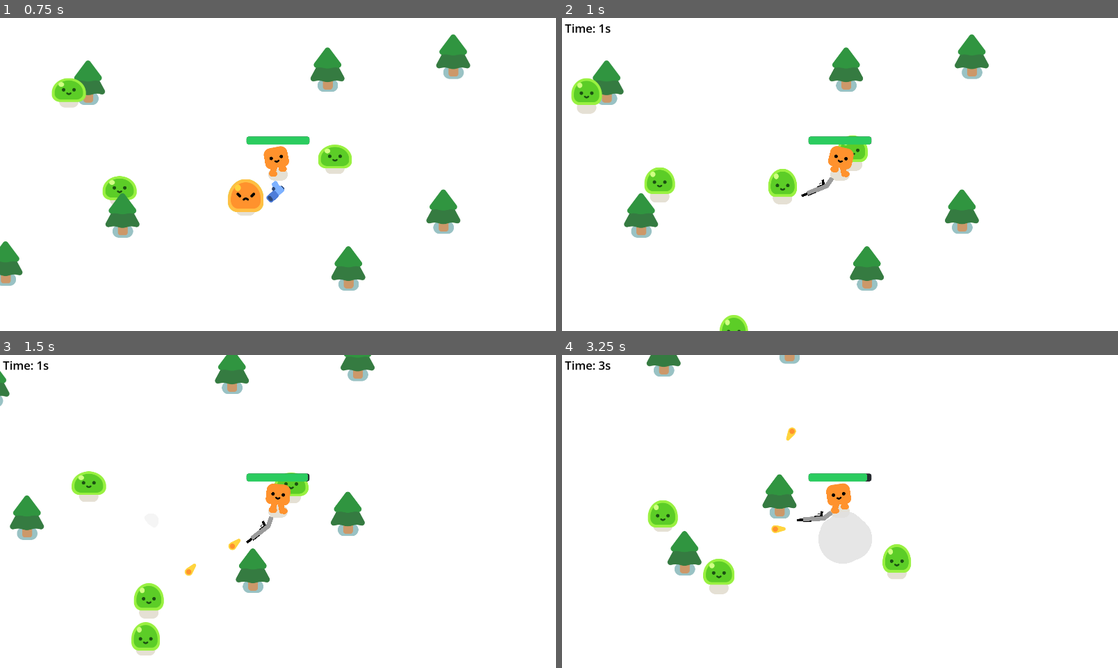
Above: before the commit, frames 1-4 (two rows, left to right).
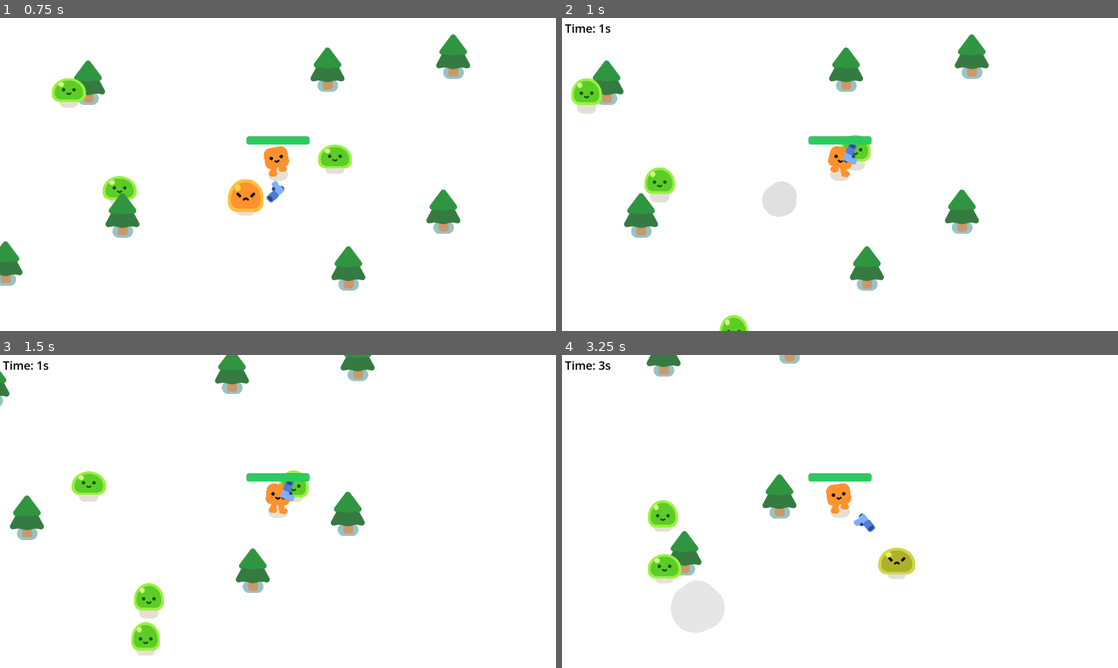
Above: after the commit, the same moments.

Repository: occult-frog/first-survivor-game
Game: Godot game, scene res://survivors_game.tscn
Same seed, same stepped clock (60 frames per second), same inputs: the game is played once before the commit and once after it.
Inputs:
- Up to frame 1 (0.75 s): tap Enter at 0.5 s; hold D (move_right) from 0.53 s (still down); tap 1 (gun1_switch) at 0.6 s
- Up to frame 2 (1 s): keep holding D (move_right); tap 2 (gun2_switch) at 0.8 s
- Up to frame 3 (1.5 s): release D (move_right) at 1.28 s; hold S (move_down) from 1.28 s (still down); tap 2 (gun2_switch) at 1.35 s
- Up to frame 4 (3.25 s): tap 3 (gun3_switch, bound only after the commit) at 1.55, 2.1 s; release S (move_down) at 2.03 s; hold D (move_right) 2.03-2.78 s; tap 1 (gun1_switch) at 2.3, 2.85 s; hold W (move_up) from 2.78 s (still down); tap 2 (gun2_switch) at 3.05 s

Frame 1 is identical in both runs. In frame 2, 1.0% of the frame differs, in the area x 36-56%, y 37-64%; in frame 3, 0.4%; in frame 4, 4.1%, in the area x 15-64%, y 23-89%.
Error after the commit: Attempt to call function 'get_overlapping_bodies' in base 'null instance' on a null instance. (res://player.gd:29)

Commit message:
Add files via upload

Diff:
--- /dev/null
+++ b/gun3.gd
@@ -0,0 +1,19 @@
+extends Area2D
+
+
+func _physics_process(delta):
+	var enemies_in_range = get_overlapping_bodies()
+	if enemies_in_range.size() > 0:
+		var target_enemy = enemies_in_range.front()
+		look_at(target_enemy.global_position)
+
+func shoot():
+	const BULLET = preload("res://bullet.tscn")
+	var new_bullet = BULLET.instantiate()
+	new_bullet.global_position = %ShootingPoint.global_position
+	new_bullet.global_rotation = %ShootingPoint.global_rotation
+	%ShootingPoint.add_child(new_bullet)
+
+
+func _on_timer_timeout() -> void:
+	shoot()
--- a/player.gd
+++ b/player.gd
@@ -6,11 +6,14 @@
 
 var gun1var
 var gun2var
+var gun3var
 
 func _ready():
 	gun1var = $Gun
 	gun2var = $gun2
+	gun3var = $Gun3
 	remove_child(gun2var)
+	remove_child(gun3var)
 
 func _physics_process(delta: float):
 	var direction = Input.get_vector("move_left", "move_right", "move_up", "move_down")
@@ -32,12 +35,28 @@
 
 
 	if Input.is_action_just_pressed("gun2_switch"):
-		remove_child(gun1var)
-		add_child(gun2var)
+		scoreVariable.gun = 2
 
 	if Input.is_action_just_pressed("gun1_switch"):
+		scoreVariable.gun = 1
+
+	if Input.is_action_just_pressed("gun3_switch"):
+		scoreVariable.gun = 3
+
+	if scoreVariable.gun == 1:
+		add_child(gun1var)
 		remove_child(gun2var)
-		add_child(gun1var)
+		remove_child(gun3var)
+
+	if scoreVariable.gun == 2:
+		add_child(gun2var)
+		remove_child(gun1var)
+		remove_child(gun3var)
+
+	if scoreVariable.gun == 3:
+		add_child(gun3var)
+		remove_child(gun1var)
+		remove_child(gun2var)
 
 
 func _on_survived_time_timeout():
--- a/player.tscn
+++ b/player.tscn
@@ -4,6 +4,7 @@
 [ext_resource type="Script" uid="uid://yh2ao5or56lq" path="res://player.gd" id="1_onrkg"]
 [ext_resource type="PackedScene" uid="uid://du5i8r7jdycua" path="res://gun.tscn" id="3_i3pqv"]
 [ext_resource type="PackedScene" uid="uid://x7p5futs860j" path="res://gun2.tscn" id="4_hqtel"]
+[ext_resource type="PackedScene" uid="uid://2a0cqcyyvo6b" path="res://gun3.tscn" id="5_sweqy"]
 
 [sub_resource type="CircleShape2D" id="CircleShape2D_onrkg"]
 radius = 32.01562
@@ -40,6 +41,8 @@
 
 [node name="gun2" parent="." unique_id=2045572317 instance=ExtResource("4_hqtel")]
 
+[node name="Gun3" parent="." unique_id=325371415 instance=ExtResource("5_sweqy")]
+
 [node name="HurtBox" type="Area2D" parent="." unique_id=1927554389]
 unique_name_in_owner = true
 collision_layer = 0
--- a/project.godot
+++ b/project.godot
@@ -129,6 +129,11 @@
 "events": [Object(InputEventKey,"resource_local_to_scene":false,"resource_name":"","device":-1,"window_id":0,"alt_press …(191 unchanged characters)…
 ]
 }
+gun3_switch={
+"deadzone": 0.2,
+"events": [Object(InputEventKey,"resource_local_to_scene":false,"resource_name":"","device":-1,"window_id":0,"alt_pressed":false,"shift_pressed":false,"ctrl_pressed":false,"meta_pressed":false,"pressed":false,"keycode":0,"physical_keycode":51,"key_label":0,"unicode":51,"location":0,"echo":false,"script":null)
+]
+}
 
 [layer_names]
 
@@ -137,3 +142,4 @@
 [rendering]
 
 renderer/rendering_method="gl_compatibility"
+renderer/rendering_method.mobile="forward_plus"
--- a/score_variable.gd
+++ b/score_variable.gd
@@ -1,3 +1,4 @@
 extends Node
 
 var survived_time = 0
+var gun = 1
--- a/survivors_game.gd
+++ b/survivors_game.gd
@@ -12,7 +12,7 @@
 	spawn_mob()
 
 
-func _on_player_health_depleted() -> void:
+func _on_player_health_depleted():
 	%GameOver.visible = true
 	var t = scoreVariable.survived_time
 	$GameOver/ColorRect/Label.text = "Game Over\nTime Survived: %s seconds"%[t]
Not shown, changed: export_presets.cfg
Not shown, added: gun3.gd.uid
